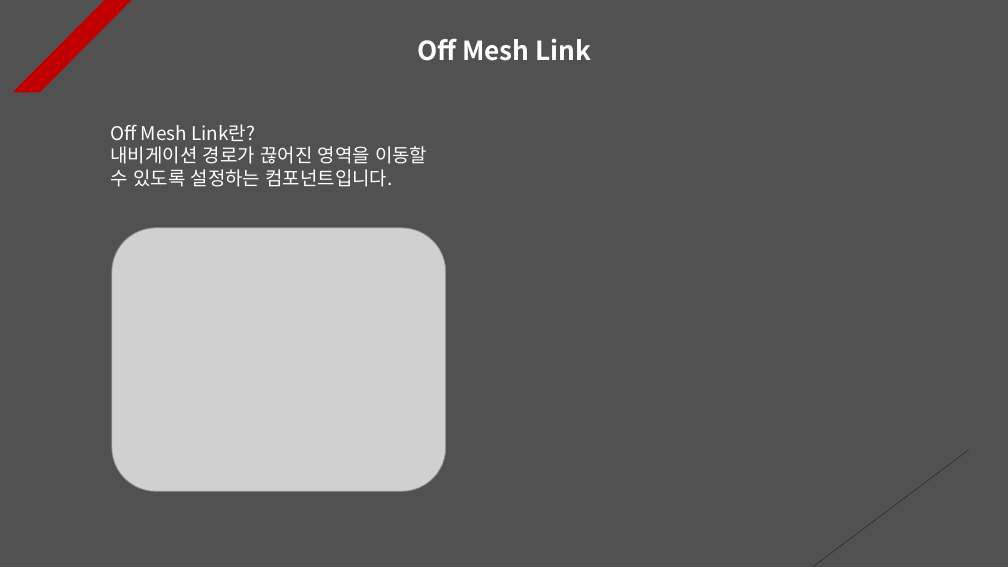
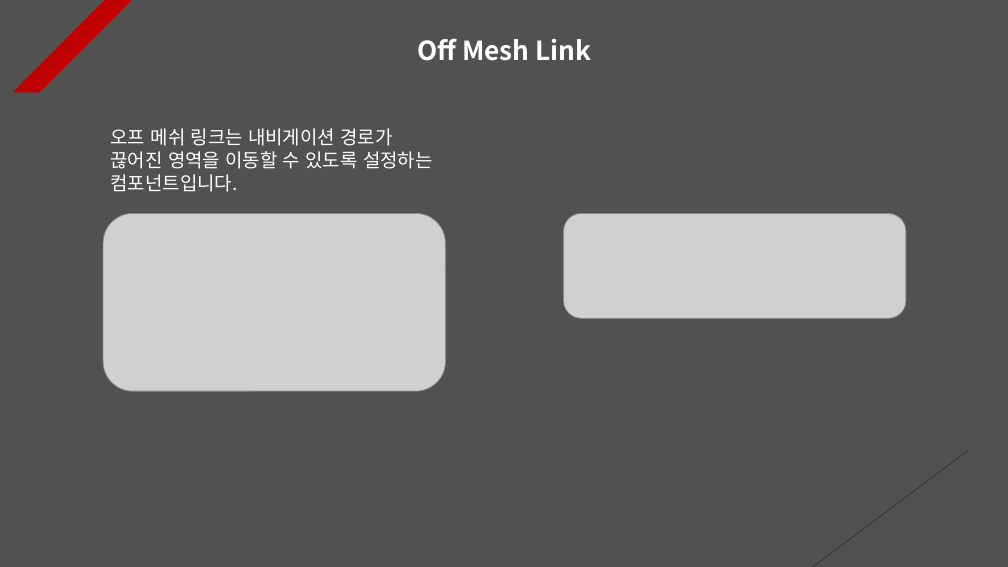
Before and after one commit to Unity2033/3D-UnityEngine, a slide deck: slide 15 of Assets/Class/NavMesh Agent/PPT Data/NavMesh Agent Example.pptx. Drawn at 1008x567 pixels with LibreOffice and Linux fonts; fonts in the diff are those of the drawing; grey boxes stand for pictures. Boxes give left, top, right and bottom in pixels: in the first picture for what was removed or moved away, otherwise in the second. Text is boxed around its words. In the diff, an @@ line names an element or a change of style, - is before the commit and + after.

```diff
--- a/Assets/Class/NavMesh Agent/PPT Data/NavMesh Agent Example.pptx
+++ b/Assets/Class/NavMesh Agent/PPT Data/NavMesh Agent Example.pptx
@@ text at (x1=111, y1=128, x2=433, y2=192): text changed @@
-Off Mesh Link란?
-내비게이션 경로가 끊어진 영역을 이동할 수 있도록 설정하는 컴포넌트입니다.
+오프 메쉬 링크는 내비게이션 경로가 끊어진 영역을 이동할 수 있도록 설정하는 컴포넌트입니다.
@@ picture resized from (x1=112, y1=228, x2=446, y2=491) to (x1=103, y1=213, x2=445, y2=391) @@
@@ picture added at (x1=563, y1=213, x2=906, y2=318) @@
```
Also in this commit, not shown: 33 other files.
